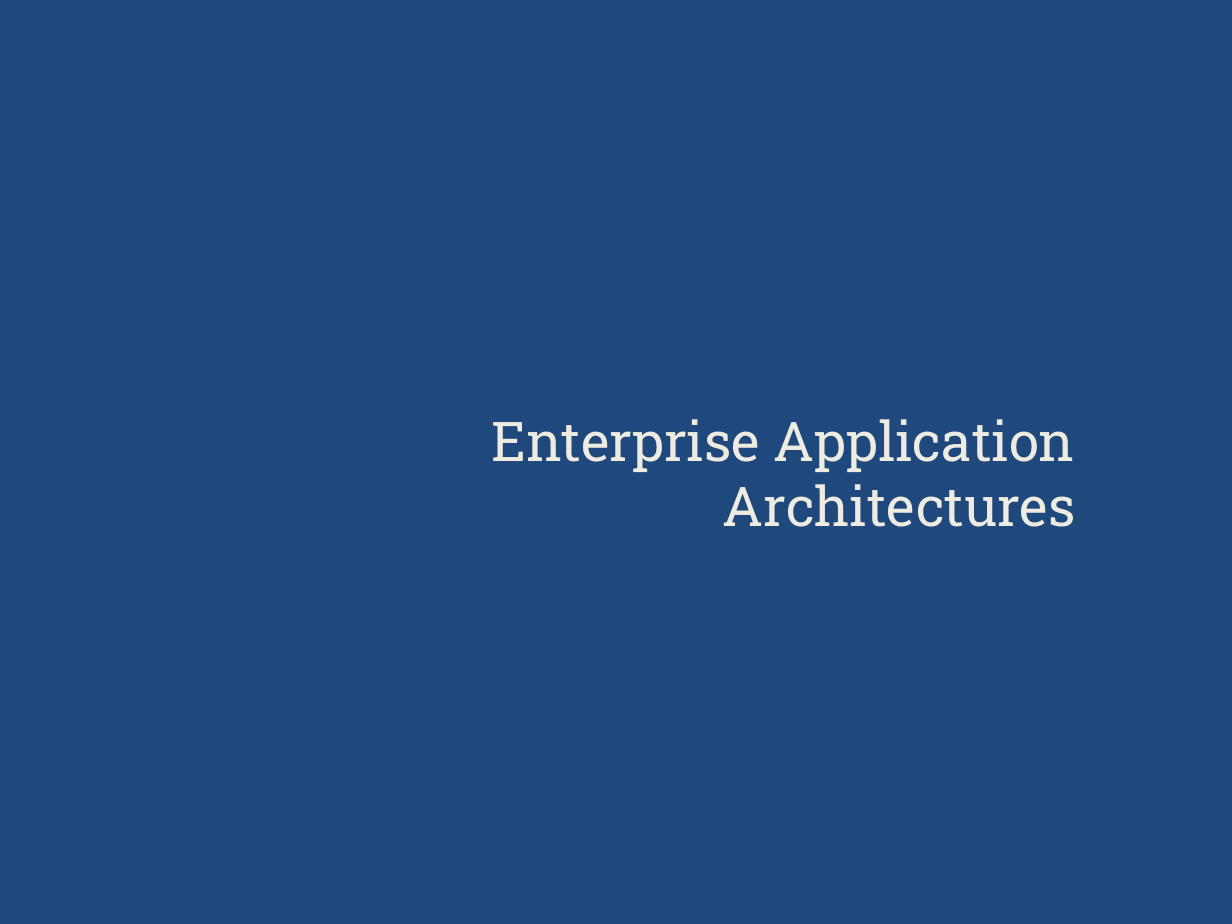
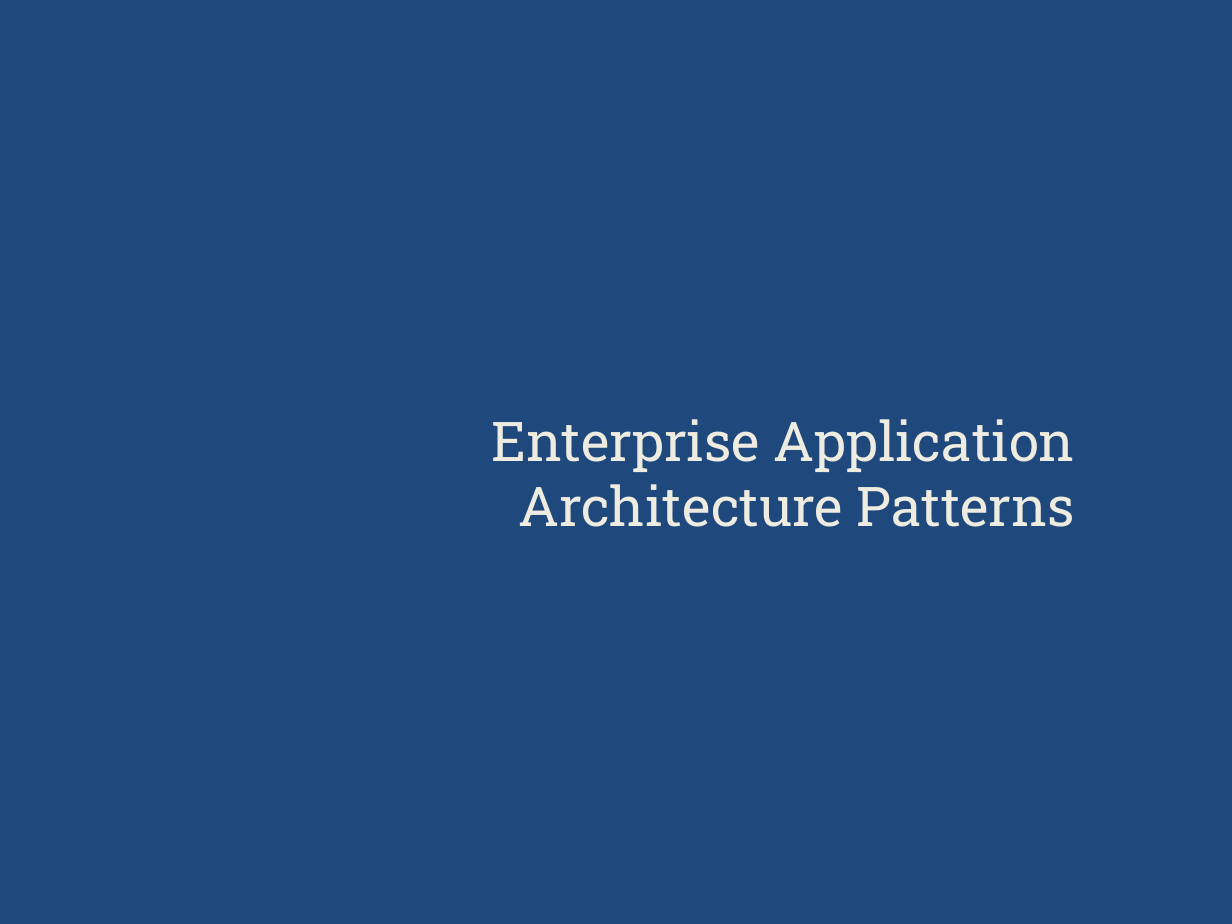
Before and after one commit to zarras/myy803-slides, a slide deck: slide 2 of A4-SoftEng-EAA-Patterns.ppt. Drawn at 1232x924 pixels with LibreOffice and Linux fonts; fonts in the diff are those of the drawing. Boxes give left, top, right and bottom in pixels: in the first picture for what was removed or moved away, otherwise in the second. Text is boxed around its words. In the diff, an @@ line names an element or a change of style, - is before the commit and + after.

Commit message:
Few slides on JPA + minor changes

```diff
--- a/A4-SoftEng-EAA-Patterns.ppt
+++ b/A4-SoftEng-EAA-Patterns.ppt
@@ title at (492, 419, 1075, 527): text changed @@
-Enterprise Application Architectures
+Enterprise Application Architecture Patterns
```
Also in this commit, not shown: 3 other files.
